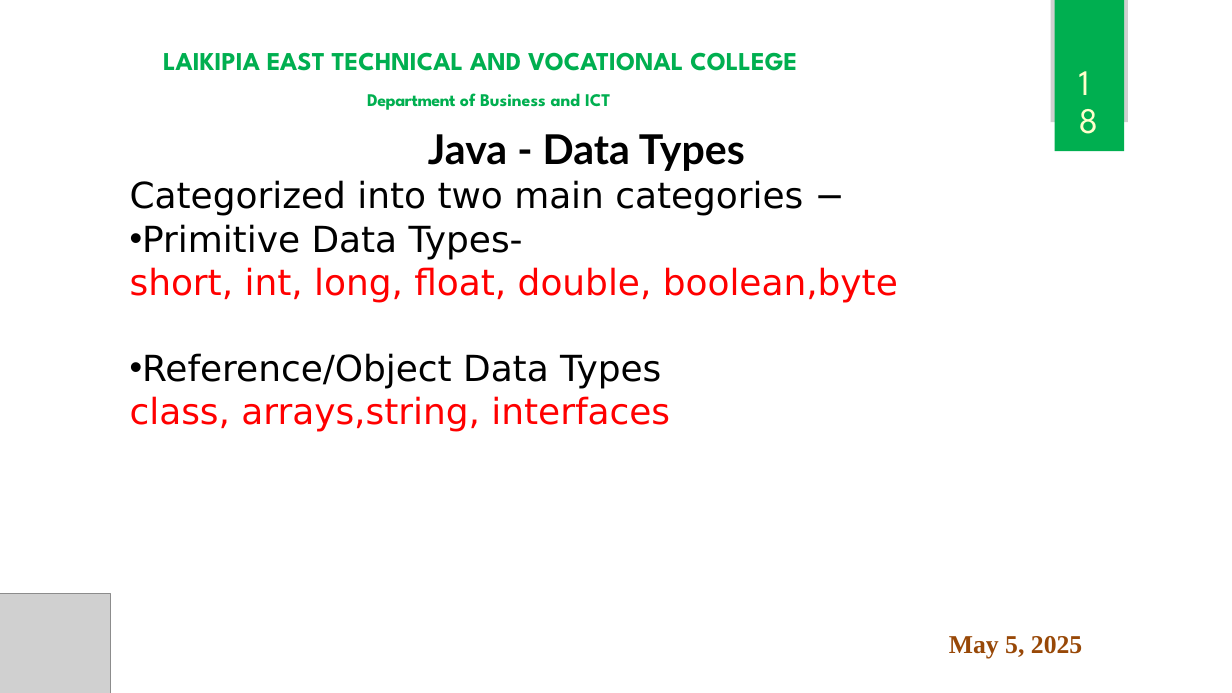
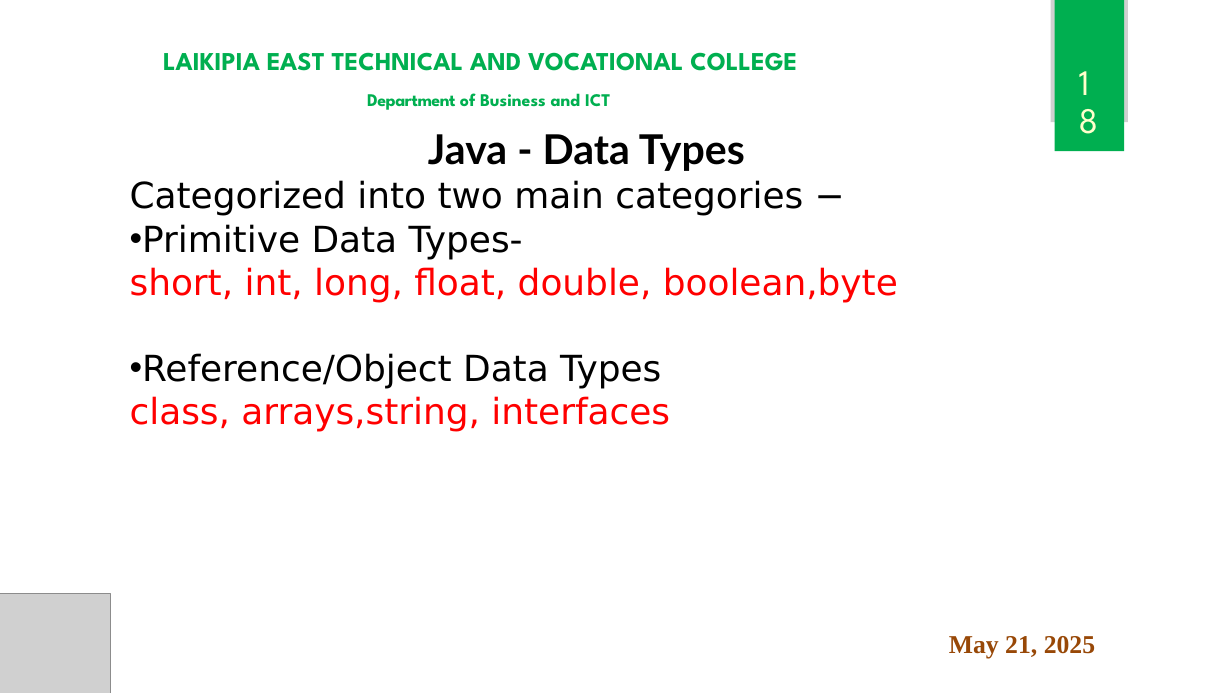
Before and after one commit to duncandegwa/ICT-TECHNICIAN-NOTES, a slide deck: slide 18 of Java/INTRODUCTION TO JAVA.pptx. Drawn at 1232x693 pixels with LibreOffice and Linux fonts; fonts in the diff are those of the drawing; grey boxes stand for pictures. Boxes give left, top, right and bottom in pixels: in the first picture for what was removed or moved away, otherwise in the second. Text is boxed around its words. In the diff, an @@ line names an element or a change of style, - is before the commit and + after.

```diff
--- a/Java/INTRODUCTION TO JAVA.pptx
+++ b/Java/INTRODUCTION TO JAVA.pptx
@@ text at box(949, 636, 1095, 658): text changed @@
-May 5, 2025
+May 21, 2025
```
Also in this commit, not shown: 20 other slides changed, 22 other files.
